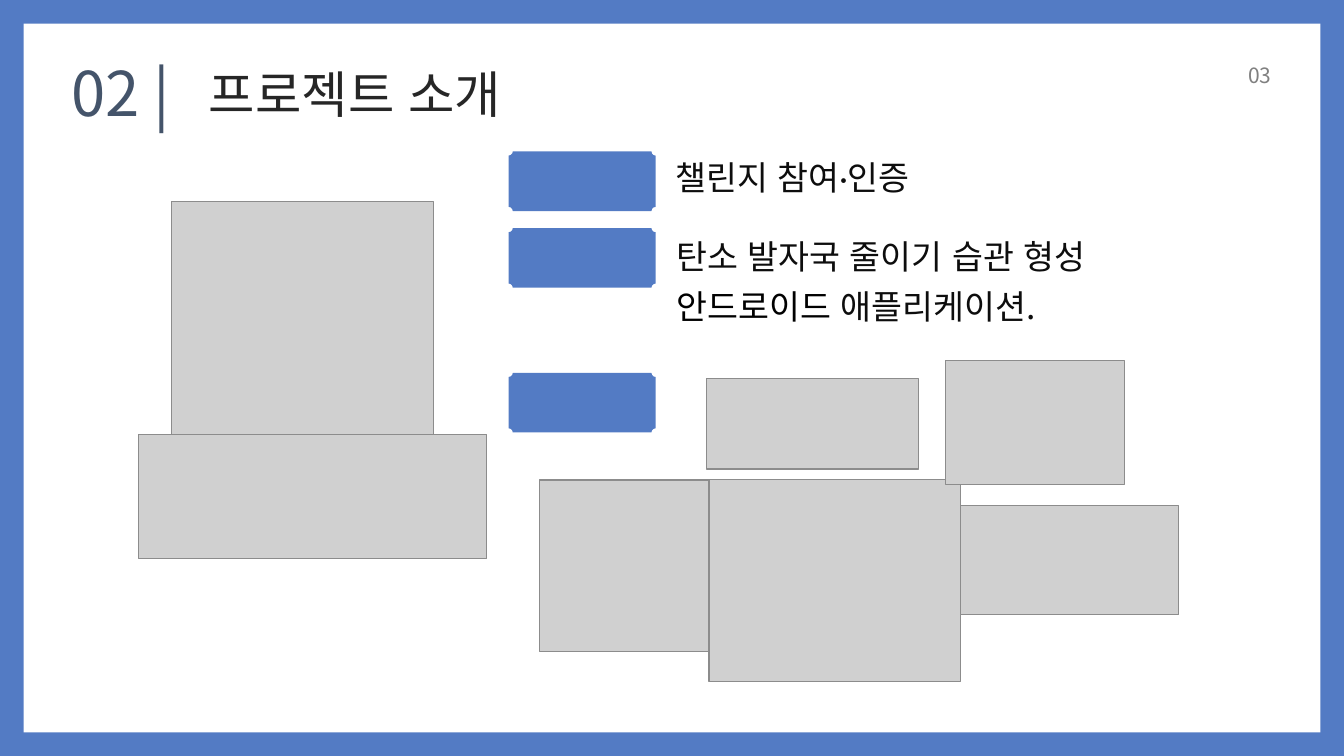
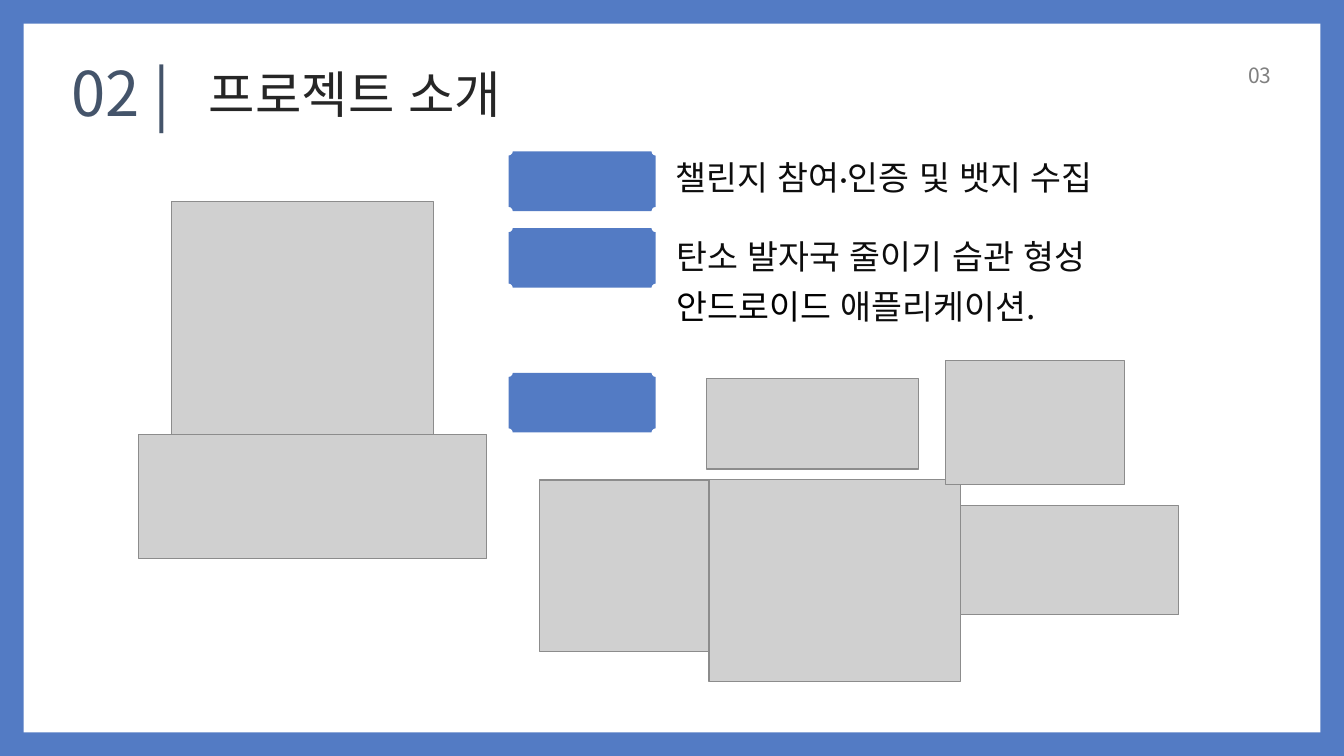
Before and after one commit to gdsckoreahackathon2022/28_WaterDragon_Footprint, a slide deck: slide 3 of WaterDragonFootprint 발표 자료.pptx. Drawn at 1344x756 pixels with LibreOffice and Linux fonts; fonts in the diff are those of the drawing; grey boxes stand for pictures. Boxes give left, top, right and bottom in pixels: in the first picture for what was removed or moved away, otherwise in the second. Text is boxed around its words. In the diff, an @@ line names an element or a change of style, - is before the commit and + after.

```diff
--- a/WaterDragonFootprint 발표 자료.pptx
+++ b/WaterDragonFootprint 발표 자료.pptx
@@ text at (675, 162, 1093, 193): text changed @@
-챌린지 참여·인증
+챌린지 참여·인증 및 뱃지 수집
```
Also in this commit, not shown: 3 other slides changed, 3 other files.
